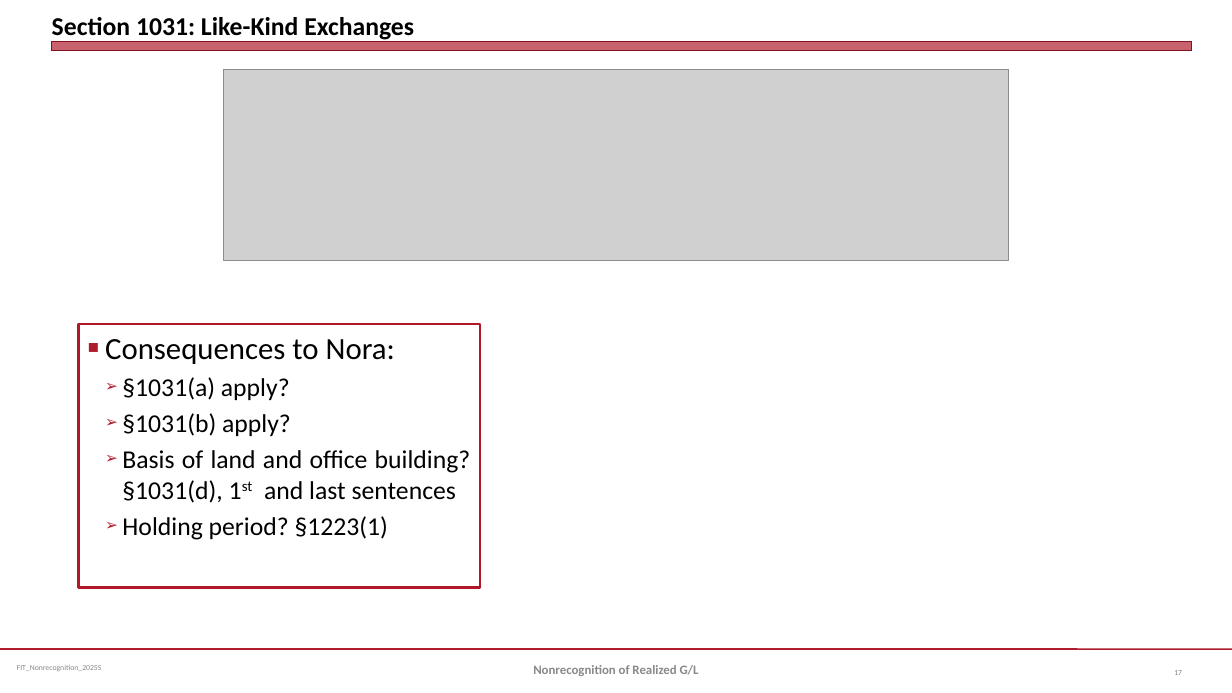
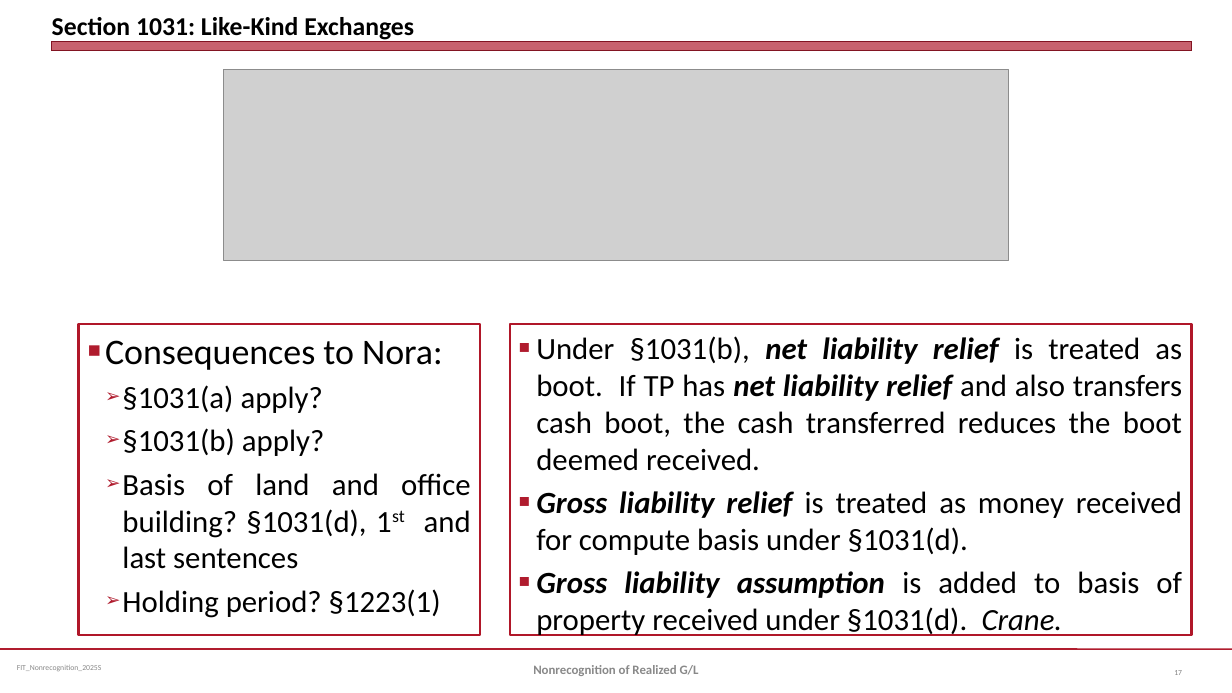
Before and after one commit to jmc877/Fed-Income-Tax, a slide deck: slide 17 of slides/FIT_NonrecognitionGL_2025S.pptx. Drawn at 1232x693 pixels with LibreOffice and Linux fonts; fonts in the diff are those of the drawing; grey boxes stand for pictures. Boxes give left, top, right and bottom in pixels: in the first picture for what was removed or moved away, otherwise in the second. Text is boxed around its words. In the diff, an @@ line names an element or a change of style, - is before the commit and + after.

```diff
--- a/slides/FIT_NonrecognitionGL_2025S.pptx
+++ b/slides/FIT_NonrecognitionGL_2025S.pptx
@@ text "Consequences to Nora:": place and size @@
-text "Consequences to Nora:" at (79, 324, 480, 588)
+text "Consequences to Nora:" at (79, 324, 480, 636)
@@ text "Consequences to Nora:" at (79, 324, 480, 636): size 24 to 28 pt in "Consequences to Nora:"; size 20 to 24 pt in "§1031(a) apply?", "§1031(b) apply?", "Basis of land and office building? §1031(d), ...", "Holding period? §1223(1)" @@
@@ rectangle added at (510, 324, 1192, 636), outline #B0182A 2 pt, 24 pt, text #000000 @@
+■ Under §1031(b), net liability relief is treated as boot. If TP has net liability relief and also transfers cash boot, the cash transferred reduces the boot deemed received.
+■ Gross liability relief is treated as money received for compute basis under §1031(d).
+■ Gross liability assumption is added to basis of property received under §1031(d). Crane.
```
Also in this commit, not shown: 1 other slide changed.
